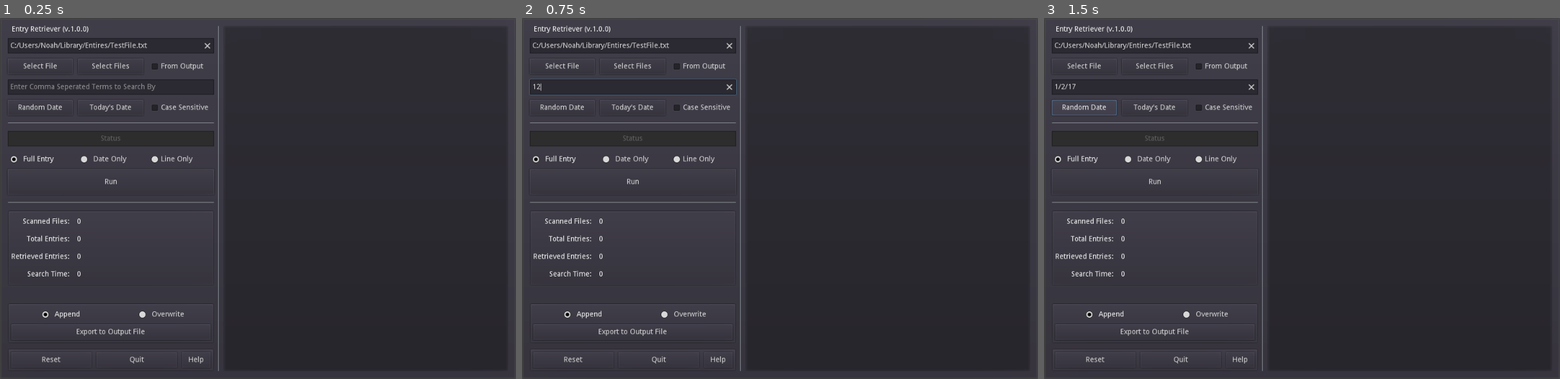
Above: before the commit, frames 1-3 (left to right).
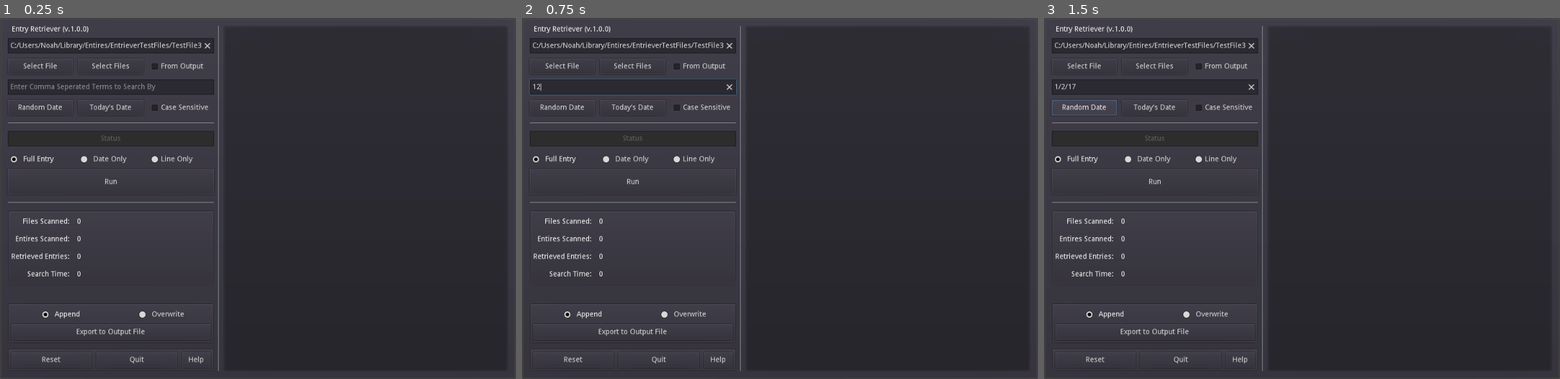
Above: after the commit, the same moments.

Repository: PlainOldNoah/file-retriever
Game: Godot game, scene res://Main.tscn
Same seed, same stepped clock (60 frames per second), same inputs: the game is played once before the commit and once after it.
Inputs (mouse positions are in pixels of both pictures, inside the frame that each line leads up to):
- Up to frame 1 (0.25 s): no input
- Up to frame 2 (0.75 s): click (635, 86) at 0.52 s; type "12" at 0.6 s
- Up to frame 3 (1.5 s): click "Random Date" at 1.25 s

The runs differ from the first frame. In frame 1, 0.3% of the frame differs, in the area x 3-39%, y 6-62%; in frame 2, 0.3%; in frame 3, 0.3%.

Commit message:
Redid system for getting next heading, left old code in for reference. Will delete later

Diff:
--- a/EntryRetriever/Main.gd
+++ b/EntryRetriever/Main.gd
@@ -7,6 +7,12 @@
 
 enum INPUT_TYPES {DIRECTORY, FILE, FILES}
 var inputType
+
+var currentHeaderText:String = ""
+var line:String = ""
+var currentHeaderPos:int = -1 #f.position of beginning of current header
+var nextHeaderPos:int = -1    #f.position of the next header OR f.seek_end(0) position
+var endOfFilePos:int = -1     #f.seek_end(0)
 
 var searchKeyArray : PoolStringArray = [] #Holds the comma seperated search terms
 var operationArray : PoolStringArray = [] #Stores the operation of each search term
@@ -77,23 +83,49 @@
 	else:
 		print_debug("ERROR: Bad Path Parameter: ", path)
 
-func read_file(file):
-	FileCountOutput.text = str(int(FileCountOutput.text) + 1)
-
-	var f:File = File.new()
-	var _err = f.open(file, File.READ)
-
-	var line:String
-	var currentHeaderPos:int = -1
-	var nextHeaderPos:int = -1
-
-	#Scan for the first header in the file
+#Gets the position of the End of the File, The First Header, The Second Header (If it exists)
+func initialize_file_read(f:File):
+	#Reset positions and lines of text
+	currentHeaderText = ""
+	line = ""
+	currentHeaderPos = -1
+	nextHeaderPos = -1
+	endOfFilePos = -1
+
+	#Get the final position of the file
+	f.seek_end(0)
+	endOfFilePos = f.get_position()
+	f.seek(0)
+
+	#Get the first and second header positions
 	while not f.eof_reached():
 		line = f.get_line()
 		if line.matchn(entryHeaderFormat):
-			currentHeaderPos = f.get_position() - line.length() - 2
-			EntryCountOutput.text = str(int(EntryCountOutput.text) + 1) #For the first header
-			break
+			#Scan for the First Header in the File
+			if currentHeaderText.empty():
+				currentHeaderText = line
+				currentHeaderPos = f.get_position() - line.length() - 2
+#				EntryCountOutput.text = str(int(EntryCountOutput.text) + 1) #For the first header
+			#Scan for the second Header in the File
+			else:
+#				EntryCountOutput.text = str(int(EntryCountOutput.text) + 1) #For all other headers
+				nextHeaderPos = f.get_position() - line.length() - 2
+				return
+
+	#If there is no Next Header then set it to the end of the file
+	nextHeaderPos = endOfFilePos
+	return
+
+
+func read_file(file):
+	FileCountOutput.text = str(int(FileCountOutput.text) + 1)
+
+	var f:File = File.new()
+	var _err = f.open(file, File.READ)
+
+#	var line:String
+
+	initialize_file_read(f)
 
 	#If the file doesn't have any headers or is formated wrong escape
 	if currentHeaderPos == -1:
@@ -101,39 +133,71 @@
 		f.close()
 		return
 
-	#After getting header position run though each entry
-	while not f.eof_reached():
-		#TODO: Possible merge get_next_header with search entry to reduce entry scans
-		nextHeaderPos = get_next_header(f, currentHeaderPos)
-		if search_entry(f, currentHeaderPos, nextHeaderPos):
-			print_to_output(f, currentHeaderPos, nextHeaderPos)
-		if currentHeaderPos == nextHeaderPos:
-			break
-		currentHeaderPos = nextHeaderPos
+#	#After getting header position run though each entry
+#	while not f.eof_reached():
+#		#TODO: Possible merge get_next_header with search entry to reduce entry scans
+#		nextHeaderPos = get_next_header(f, currentHeaderPos)
+#		if search_entry(f, currentHeaderPos, nextHeaderPos):
+#			print_to_output(f, currentHeaderPos, nextHeaderPos)
+#		if currentHeaderPos == nextHeaderPos:
+#			break
+#		currentHeaderPos = nextHeaderPos
+
+	while not currentHeaderPos == nextHeaderPos:
+		if search_entry(f):
+			print_to_output(f)
+
+		get_next_entry(f)
+
+#		if currentHeaderPos == nextHeaderPos:
+#			break
+
+#		currentHeaderPos = nextHeaderPos
+#		currentHeaderText = line
 
 	f.close()
 
+
+func get_next_entry(f:File):
+	f.seek(nextHeaderPos)
+	line = f.get_line()
+	currentHeaderPos = nextHeaderPos
+	currentHeaderText = line
+
+	#Scan though the rest of the file to find the next header
+	while f.get_position() < endOfFilePos:
+		#Return the cursors position is the next header is found
+		if line.matchn(entryHeaderFormat) and not line.match(currentHeaderText):
+			nextHeaderPos = f.get_position() - line.length() - 2
+			return
+		line = f.get_line()
+
+	#If all else fails just return the end of file position
+	nextHeaderPos = endOfFilePos
+	return
 
 #Takes in a file and the current header and then iterates though the lines until the next header is found
 #Returns the next headers start position
-func get_next_header(f:File, currentHeaderPos:int) -> int:
-	f.seek(currentHeaderPos)
-	var line:String = f.get_line()
-	var currentHeaderText:String = line
-
-	while not f.eof_reached():
-		#Return the cursors position is the next header is found
-		if line.matchn(entryHeaderFormat) and not line.match(currentHeaderText):
-			EntryCountOutput.text = str(int(EntryCountOutput.text) + 1) #For all other headers
-			return f.get_position() - line.length() - 2
-		line = f.get_line()
-
-	f.seek_end(0)
-	return f.get_position()
+#func OLD_get_next_header(f:File, currentHeaderPos:int) -> int:
+#	f.seek(currentHeaderPos)
+#	var line:String = f.get_line()
+#	currentHeaderText = line
+#
+#	while not f.eof_reached():
+#		#Return the cursors position is the next header is found
+#		if line.matchn(entryHeaderFormat) and not line.match(currentHeaderText):
+#			EntryCountOutput.text = str(int(EntryCountOutput.text) + 1) #For all other headers
+#			return f.get_position() - line.length() - 2
+#		line = f.get_line()
+#
+#	f.seek_end(0)
+#	return f.get_position()
 
 #Runs though an entry line by line comparing it to the searchKeyArray
-#Returns a bool based on the evaluation of the terms (Should the entry be printed)
-func search_entry(f:File, currentHeaderPos:int, nextHeaderPos:int) -> bool:
+#Returns a bool based on the evaluation of the terms (Are all search terms true)
+func search_entry(f:File) -> bool:
+	EntryCountOutput.text = str(int(EntryCountOutput.text) + 1)
+
 	#Create an array to store whether or not a match has been found
 	var storedMatches:Array = []
 	for i in operationArray.size():
@@ -142,7 +206,7 @@
 		else:
 			storedMatches.append(false)
 
-	var line:String
+#	var line:String
 	f.seek(currentHeaderPos)
 
 	#For every line check every term
@@ -175,25 +239,26 @@
 
 #Compares a line of text with a keyword
 #Returns bool depending on if term is contained within line
-func find_match(line:String, term:String) -> bool:
+func find_match(lineToCheck:String, term:String) -> bool:
 	if not CaseSenseToggle.pressed:
 		term = term.to_lower()
-		line = line.to_lower()
-
-	if term in line:
+		lineToCheck = lineToCheck.to_lower()
+
+	if term in lineToCheck:
 		return true
 	else:
 		return false
 
 #Prints out an entry given a start and end header position
-func print_to_output(f:File, currentHeaderPos:int, nextHeaderPos:int):
+func print_to_output(f:File):
+	MatchCountOutput.text = str(int(MatchCountOutput.text) + 1)
 
 #	TODO: Use this to get the end of a file to add a new line
 #	f.seek_end(0)
 #	print("END: ", f.get_position())
 
 	f.seek(currentHeaderPos)
-	var line:String = ""
+#	var line:String = ""
 
 	while f.get_position() < nextHeaderPos:
 
@@ -221,7 +286,6 @@
 
 					elif find_match(line, allTermsArray[i]):
 						OutputTextBox.bbcode_text += line + "\n"
-
 
 #Unused
 #func loop_through_entry(f:File, currentHeaderPos:int, nextHeaderPos:int):
@@ -297,6 +361,7 @@
 		var tempSum:float = (currentDate.year - startingDate.year) * yearLength #year:days
 		tempSum += (currentDate.month - startingDate.month) * monthLength       #month:days
 		tempSum += currentDate.day
+# warning-ignore:narrowing_conversion
 		estimatedTotalDays = floor(tempSum)
 
 	#Generating Random Date
@@ -461,7 +526,7 @@
 
 func _on_Clear_pressed():
 	if Input.is_key_pressed(KEY_SHIFT):
-		get_tree().reload_current_scene()
+		var _err = get_tree().reload_current_scene()
 	else:
 		reset_statistics()
 
--- a/EntryRetriever/Main.tscn
+++ b/EntryRetriever/Main.tscn
@@ -71,7 +71,7 @@
 margin_right = 400.0
 margin_bottom = 30.0
 rect_min_size = Vector2( 400, 30 )
-text = "C:/Users/Noah/Library/Entires/TestFile.txt"
+text = "C:/Users/Noah/Library/Entires/EntrieverTestFiles/TestFile3.txt"
 clear_button_enabled = true
 placeholder_text = "Select a File or Directory to Scan Though"
 caret_blink = true
@@ -262,7 +262,7 @@
 margin_bottom = 30.0
 rect_min_size = Vector2( 0, 30 )
 size_flags_vertical = 1
-text = "Scanned Files: "
+text = "Files Scanned: "
 align = 2
 valign = 1
 
@@ -272,7 +272,7 @@
 margin_bottom = 64.0
 rect_min_size = Vector2( 0, 30 )
 size_flags_vertical = 1
-text = "Total Entries: "
+text = "Entires Scanned: "
 align = 2
 valign = 1
 
